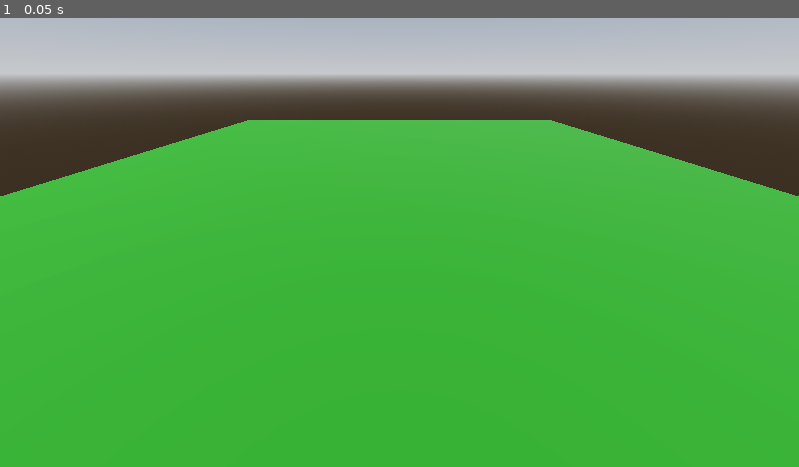
Above: before the commit, frame 1.
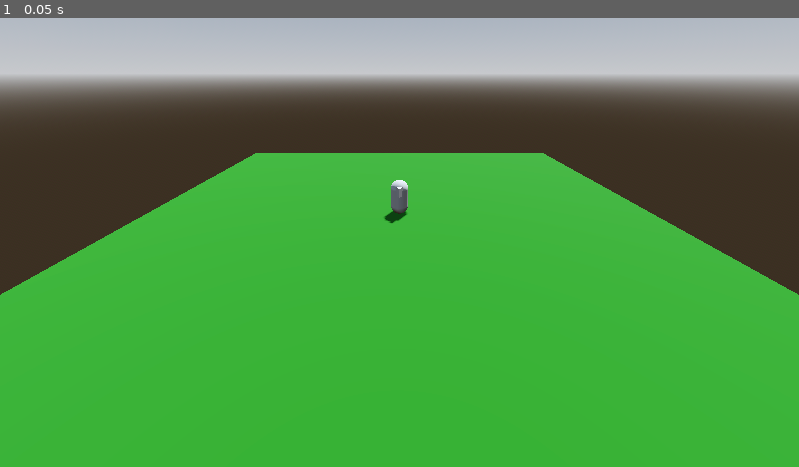
Above: after the commit, the same moment.

Repository: Zokerus/3D-RPG
Game: Godot game, scene res://main.tscn
Two runs of this game, one before a commit and one after it. Both use one fixed random seed, a clock stepped at 60 frames per second and the inputs below.
Inputs:
- Up to frame 1 (0.05 s): no input

The runs differ from the first frame. In frame 1, 12% of the frame differs, in the area x 0-100%, y 22-62%.

Commit message:
add basic player model

Diff:
--- /dev/null
+++ b/Player/player.tscn
@@ -0,0 +1,21 @@
+[gd_scene load_steps=4 format=3 uid="uid://vcq2j7yygxsg"]
+
+[sub_resource type="CapsuleMesh" id="CapsuleMesh_gqsfr"]
+
+[sub_resource type="PrismMesh" id="PrismMesh_aaj3j"]
+
+[sub_resource type="CapsuleShape3D" id="CapsuleShape3D_nufa2"]
+
+[node name="Player" type="CharacterBody3D"]
+
+[node name="Body" type="MeshInstance3D" parent="."]
+transform = Transform3D(1, 0, 0, 0, 1, 0, 0, 0, 1, 0, 1, 0)
+mesh = SubResource("CapsuleMesh_gqsfr")
+
+[node name="Nose" type="MeshInstance3D" parent="Body"]
+transform = Transform3D(0.5, 0, 0, 0, -2.18557e-08, -0.5, 0, 0.5, -2.18557e-08, 0, 0.5, 0.55)
+mesh = SubResource("PrismMesh_aaj3j")
+
+[node name="CollisionShape3D" type="CollisionShape3D" parent="."]
+transform = Transform3D(1, 0, 0, 0, 1, 0, 0, 0, 1, 0, 1, 0)
+shape = SubResource("CapsuleShape3D_nufa2")
--- a/main.tscn
+++ b/main.tscn
@@ -1,11 +1,14 @@
-[gd_scene load_steps=2 format=3 uid="uid://d2pkt3e6r0mc2"]
+[gd_scene load_steps=3 format=3 uid="uid://d2pkt3e6r0mc2"]
 
 [ext_resource type="PackedScene" uid="uid://c5mpt4vi8s63k" path="res://Level/test_level.tscn" id="1_bkj5s"]
+[ext_resource type="PackedScene" uid="uid://vcq2j7yygxsg" path="res://Player/player.tscn" id="2_df4vu"]
 
 [node name="main" type="Node3D"]
 
 [node name="TestLevel" parent="." instance=ExtResource("1_bkj5s")]
 
 [node name="Camera3D" type="Camera3D" parent="."]
-transform = Transform3D(1, 0, 0, 0, 0.866025, 0.5, 0, -0.5, 0.866025, 0, 4, 16)
+transform = Transform3D(1, 0, 0, 0, 0.866025, 0.5, 0, -0.5, 0.866025, 0, 7.19593, 16)
 current = true
+
+[node name="Player" parent="." instance=ExtResource("2_df4vu")]
